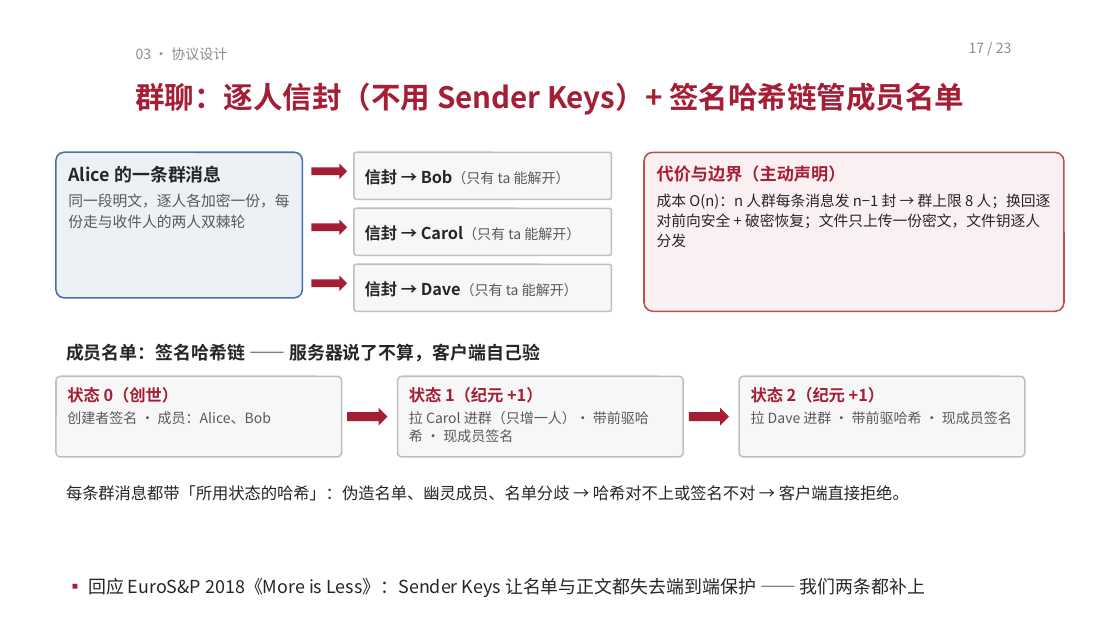
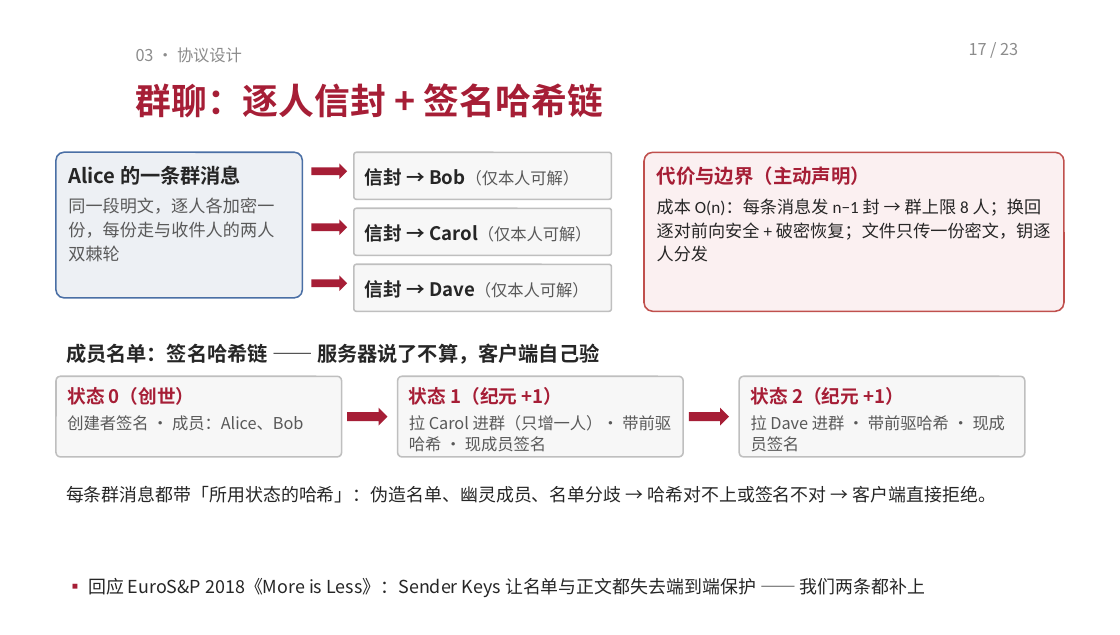
Before and after one commit to TomHaoZi/ECNUchat, a slide deck: slide 17 of 中期汇报/ECNUchat-中期汇报.pptx. Drawn at 1120x635 pixels with LibreOffice and Linux fonts; fonts in the diff are those of the drawing. Boxes give left, top, right and bottom in pixels: in the first picture for what was removed or moved away, otherwise in the second. Text is boxed around its words. In the diff, an @@ line names an element or a change of style, - is before the commit and + after.

```diff
--- a/中期汇报/ECNUchat-中期汇报.pptx
+++ b/中期汇报/ECNUchat-中期汇报.pptx
@@ text "03 · 协议设计" at [136, 47, 242, 62]: size 9 to 10.5 pt @@
@@ text "17 / 23" at [969, 43, 1018, 55]: size 9 to 10.5 pt @@
@@ text at [136, 83, 603, 118]: text changed; size 19 to 23 pt @@
-群聊：逐人信封（不用 Sender Keys）+ 签名哈希链管成员名单
+群聊：逐人信封 + 签名哈希链
@@ rounded rectangle "Alice 的一条群消息" at [56, 152, 302, 298]: size 11.5 to 13 pt in "Alice 的一条群消息"; size 9.5 to 11 pt in "同一段明文，逐人各加密一份，每份走与收件人的两人双棘轮" @@
@@ text in rounded rectangle at [365, 168, 580, 186]: text changed; size 9 to 10.5 pt @@
-信封 → Bob（只有 ta 能解开）
+信封 → Bob（仅本人可解）
@@ text in rounded rectangle at [657, 166, 871, 185]: size 11 to 12.5 pt, font Noto Sans CJK SC to Calibri in "代价与边界（主动声明）"; more space between paragraphs @@
@@ text in rounded rectangle at [657, 198, 1050, 262]: text changed; size 9.5 to 11 pt; font Noto Sans CJK SC to Calibri @@
-成本 O(n)：n 人群每条消息发 n−1 封 → 群上限 8 人；换回逐对前向安全 + 破密恢复；文件只上传一份密文，文件钥逐人分发
+成本 O(n)：每条消息发 n−1 封 → 群上限 8 人；换回逐对前向安全 + 破密恢复；文件只传一份密文，钥逐人分发
@@ text in rounded rectangle at [365, 224, 592, 242]: text changed; size 9 to 12 pt; text colour #595959 to #262626; bold on @@
-信封 → Carol（只有 ta 能解开）
+信封 → Carol（仅本人可解）
@@ text in rounded rectangle at [365, 280, 589, 298]: text changed; size 9 to 12 pt; text colour #595959 to #262626; bold on @@
-信封 → Dave（只有 ta 能解开）
+信封 → Dave（仅本人可解）
@@ text "成员名单：签名哈希链 —— 服务器说了不算，客户端自己验" at [66, 343, 599, 364]: size 11.5 to 13 pt @@
@@ rounded rectangle "状态 0（创世）" at [56, 376, 342, 457]: size 10.5 to 12 pt in "状态 0（创世）"; size 9 to 10.5 pt in "创建者签名 · 成员：Alice、Bob" @@
@@ rounded rectangle "状态 1（纪元 +1）" at [398, 376, 683, 457]: size 10.5 to 12 pt in "状态 1（纪元 +1）"; size 9 to 10.5 pt in "拉 Carol 进群（只增一人）· 带前驱哈希 · 现成员签名" @@
@@ rounded rectangle "状态 2（纪元 +1）" at [739, 376, 1025, 457]: size 10.5 to 12 pt in "状态 2（纪元 +1）"; size 9 to 10.5 pt in "拉 Dave 进群 · 带前驱哈希 · 现成员签名" @@
@@ text "每条群消息都带「所用状态的哈希」：伪造名单、幽灵成员、名单分歧 → 哈希对不上或签名不对 → 客户端直接拒绝。" at [66, 486, 996, 503]: size 10.5 to 11.5 pt @@
```
Also in this commit, not shown: 20 other slides changed, 4 other files.
